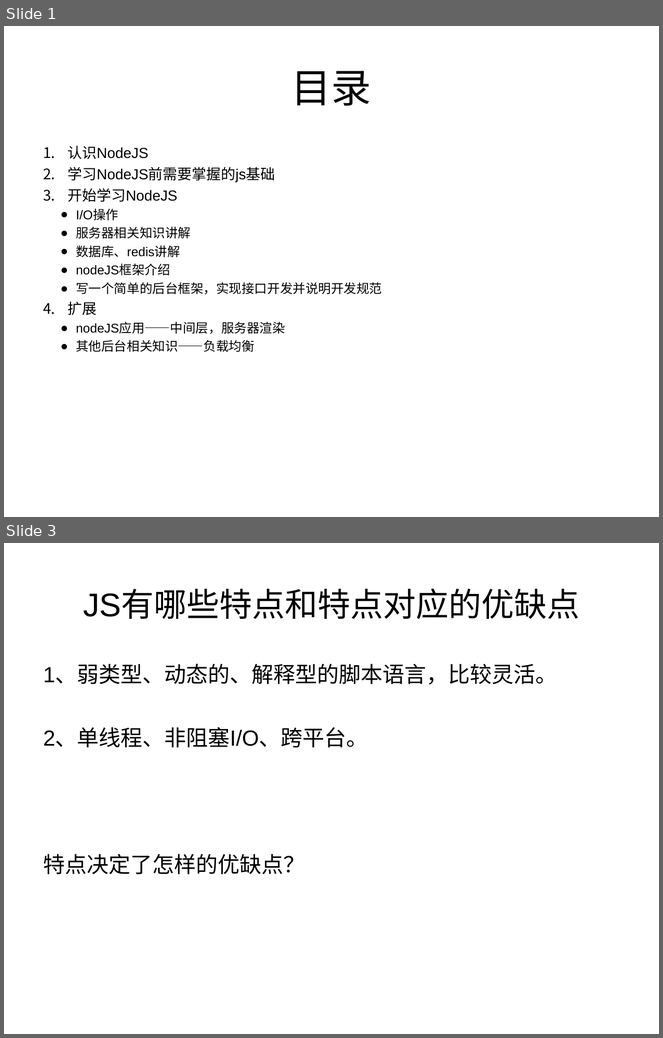
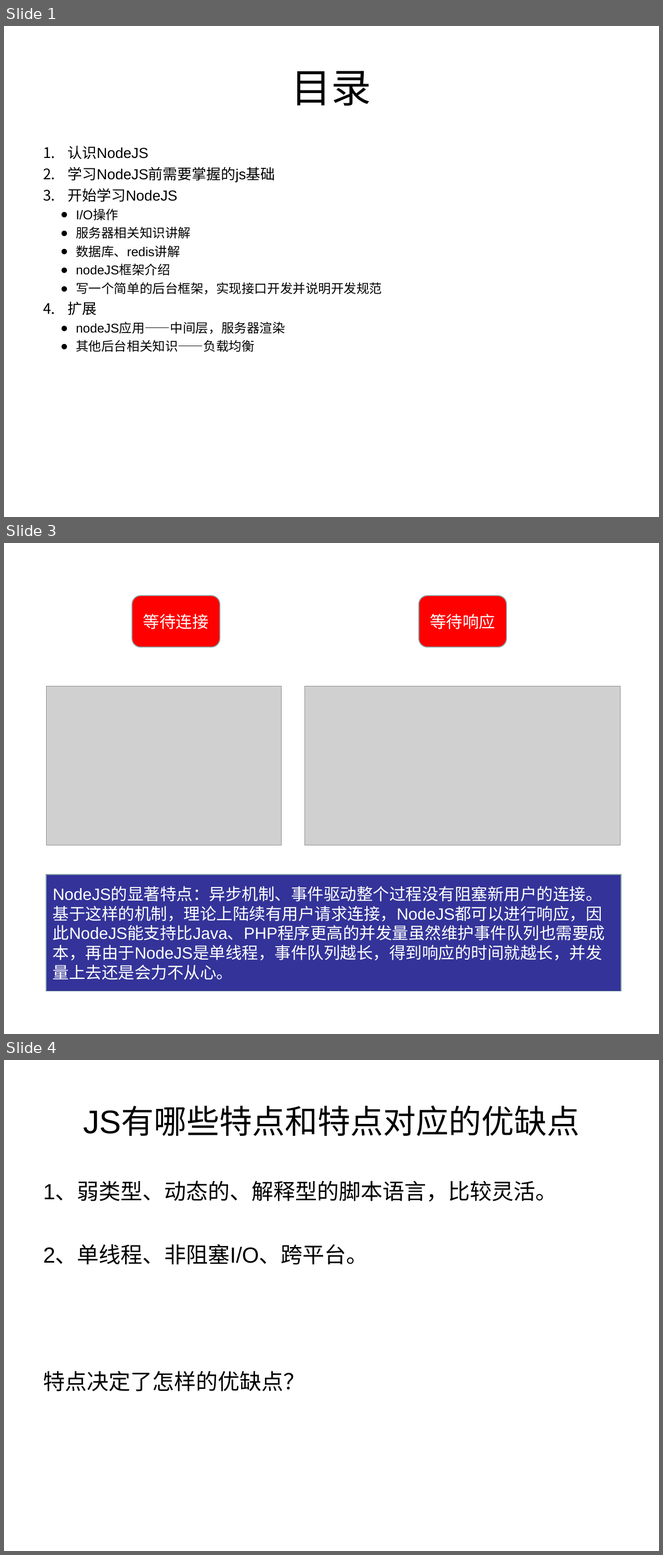
Before and after one commit to Alan055/node-koa, a slide deck: Alan-node解读.ppt. Shown one above the other, each under a label of ours: slides 1 and 3 before the commit, slides 1, 3 and 4 after it; the slides between them are not shown. The pictures are 663x1038 and 663x1555 pixels, drawn with LibreOffice and Linux fonts; fonts in the diff are those of the drawing; grey boxes stand for pictures. Boxes give left, top, right and bottom in pixels: in the first picture for what was removed or moved away, otherwise in the second. Text is boxed around its words. In the diff, an @@ line names an element or a change of style, - is before the commit and + after.

```diff
--- a/Alan-node解读.ppt
+++ b/Alan-node解读.ppt
@@ slide 3 added at (x1=4, y1=543, x2=659, y2=1034), background #FFFFFF @@
@@ rounded rectangle added at (x1=132, y1=596, x2=220, y2=647), fill #FF0000, outline #89A4A7 0.99 pt, 18 pt, text #FFFFFF @@
+等待连接
@@ rounded rectangle added at (x1=419, y1=596, x2=506, y2=647), fill #FF0000, outline #89A4A7 0.99 pt, 18 pt, text #FFFFFF @@
+等待响应
@@ picture added at (x1=47, y1=687, x2=282, y2=846) @@
@@ picture added at (x1=305, y1=687, x2=621, y2=846) @@
@@ rectangle added at (x1=47, y1=875, x2=621, y2=991), fill #333399, outline #89A4A7 0.99 pt, 18 pt, text #FFFFFF @@
+NodeJS的显著特点：异步机制、事件驱动整个过程没有阻塞新用户的连接。
+基于这样的机制，理论上陆续有用户请求连接，NodeJS都可以进行响应，因此NodeJS能支持比Java、PHP程序更高的并发量虽然维护事件队列也需要成本，再由于NodeJS是单线程，事件队列越长，得到响应的时间就越长，并发量上去还是会力不从心。
@@ what was slide 3 is now slide 4 @@
```
Also in this commit, not shown: 3 slides changed, 1 other slide added, 2 slides removed.
